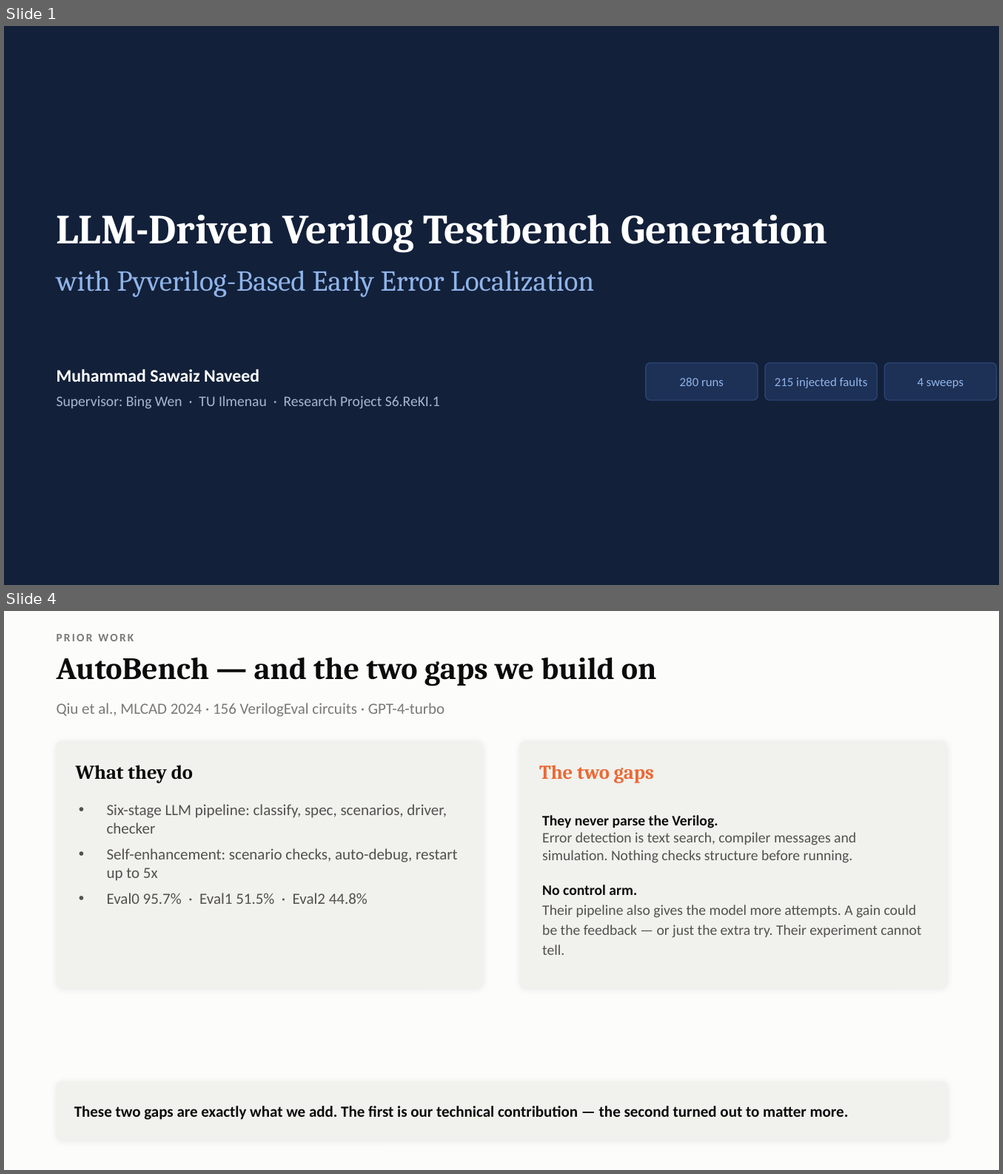
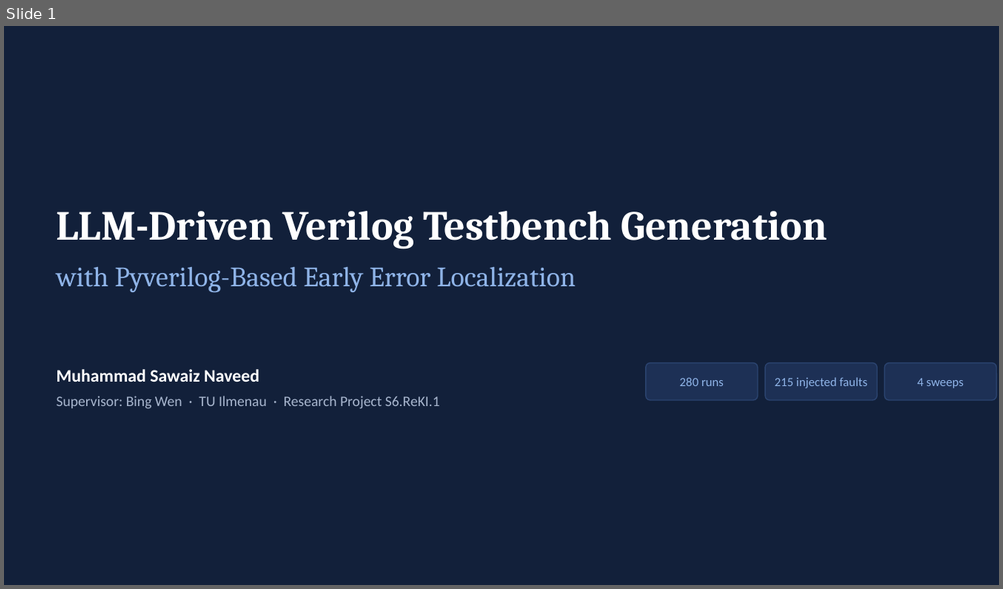
Before and after one commit to Sawaiz-zip/agentic-verilog-testbench, a slide deck: docs/presentation.pptx. Shown one above the other, each under a label of ours: slides 1 and 4 before the commit, slide 1 after it; the slides between them are not shown. The pictures are 1003x1174 and 1003x589 pixels, drawn with LibreOffice and Linux fonts; fonts in the diff are those of the drawing. Boxes give left, top, right and bottom in pixels: in the first picture for what was removed or moved away, otherwise in the second. Text is boxed around its words. In the diff, an @@ line names an element or a change of style, - is before the commit and + after.

```diff
--- a/docs/presentation.pptx
+++ b/docs/presentation.pptx
@@ slide 4 removed at (4,611,999,1170), background #FCFCFB @@
@@ text removed at (57,634,134,641) @@
-PRIOR WORK
@@ text removed at (57,657,657,686) @@
-AutoBench — and the two gaps we build on
@@ text removed at (57,703,444,717) @@
-Qiu et al., MLCAD 2024 · 156 VerilogEval circuits · GPT-4-turbo
@@ rounded rectangle removed at (57,741,482,988) @@
@@ rounded rectangle removed at (521,741,946,988) @@
@@ text removed at (76,765,193,783) @@
-What they do
@@ text removed at (539,765,654,783) @@
-The two gaps
@@ text removed at (107,804,458,904) @@
-• Six-stage LLM pipeline: classify, spec, scenarios, driver, checker
-• Self-enhancement: scenario checks, auto-debug, restart up to 5x
-• Eval0 95.7% · Eval1 51.5% · Eval2 44.8%
@@ text removed at (542,815,921,955) @@
-They never parse the Verilog.
-Error detection is text search, compiler messages and simulation. Nothing checks structure before running.
-No control arm.
-Their pipeline also gives the model more attempts. A gain could be the feedback — or just the extra try. Their experiment cannot tell.
@@ rounded rectangle removed at (57,1082,946,1141) @@
@@ text removed at (74,1106,848,1120) @@
-These two gaps are exactly what we add. The first is our technical contribution — the second turned out to matter more.
@@ slide 1 changed as well @@
@@ text "LLM-Driven Verilog Testbench Generation": place and size @@
-text "LLM-Driven Verilog Testbench Generation" at (57,215,827,253)
+text "LLM-Driven Verilog Testbench Generation" at (57,211,827,249)
@@ text "with Pyverilog-Based Early Error Localization" at (57,266,575,293): size 28 to 27 pt @@
```
Also in this commit, not shown: 6 other slides changed, 17 slides added, 18 other slides removed, 3 other files.
